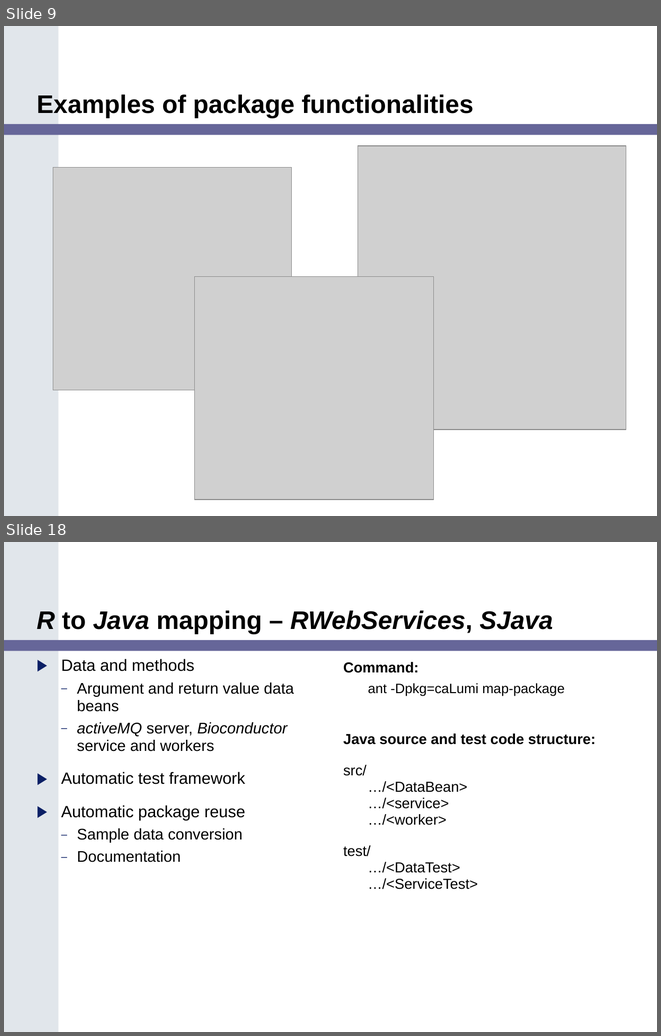
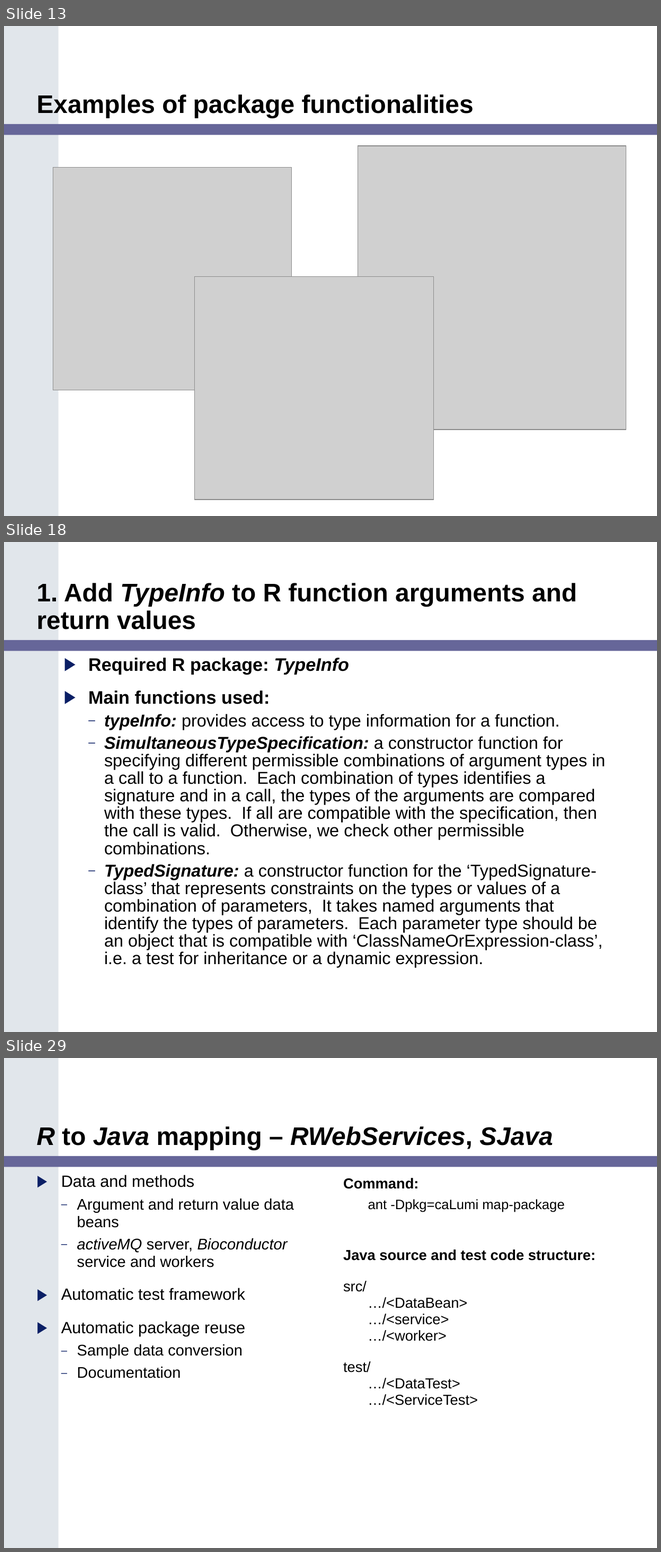
Before and after one commit to NCIP/bioconductor, a slide deck: bioconductor/Adopter_Northwestern/Task 2.11.2_Final Training Modules/caBIG_Bioconductor_Training_Module.ppt. Shown one above the other, each under a label of ours: slides 9 and 18 before the commit, slides 13, 18 and 29 after it; the slides between them are not shown. The pictures are 661x1036 and 661x1552 pixels, drawn with LibreOffice and Linux fonts; fonts in the diff are those of the drawing; grey boxes stand for pictures. Boxes give left, top, right and bottom in pixels: in the first picture for what was removed or moved away, otherwise in the second. Text is boxed around its words. In the diff, an @@ line names an element or a change of style, - is before the commit and + after.

```diff
--- a/bioconductor/Adopter_Northwestern/Task 2.11.2_Final Training Modules/caBIG_Bioconductor_Training_Module.ppt
+++ b/bioconductor/Adopter_Northwestern/Task 2.11.2_Final Training Modules/caBIG_Bioconductor_Training_Module.ppt
@@ slide 18 added at box(4, 542, 657, 1032), background #FFFFFF; not listed: 3 template elements that a slide beside it also shows @@
@@ title added at box(37, 583, 577, 629), 28 pt, text #000000, bold @@
+1. Add TypeInfo to R function arguments and return values
@@ text added at box(88, 658, 605, 967), 19 pt, text #000000 @@
+▶ Required R package: TypeInfo
+▶ Main functions used:
+  – typeInfo: provides access to type information for a function.
+  – SimultaneousTypeSpecification: a constructor function for specifying different permissible combinations of argument types in a call to a function. Each combination of types identifies a signature and in a call, the types of the arguments are compared with these types. If all are compatible with the specification, then the call is valid. Otherwise, we check other permissible combinations.
+  – TypedSignature: a constructor function for the ‘TypedSignature-class’ that represents constraints on the types or values of a combination of parameters, It takes named arguments that identify the types of parameters. Each parameter type should be an object that is compatible with ‘ClassNameOrExpression-class’, i.e. a test for inheritance or a dynamic expression.
@@ what was slide 9 is now slide 13 @@
@@ what was slide 18 is now slide 29 @@
```
Also in this commit, not shown: 14 slides changed, 12 other slides added, 2 slides removed, 1 other file.
